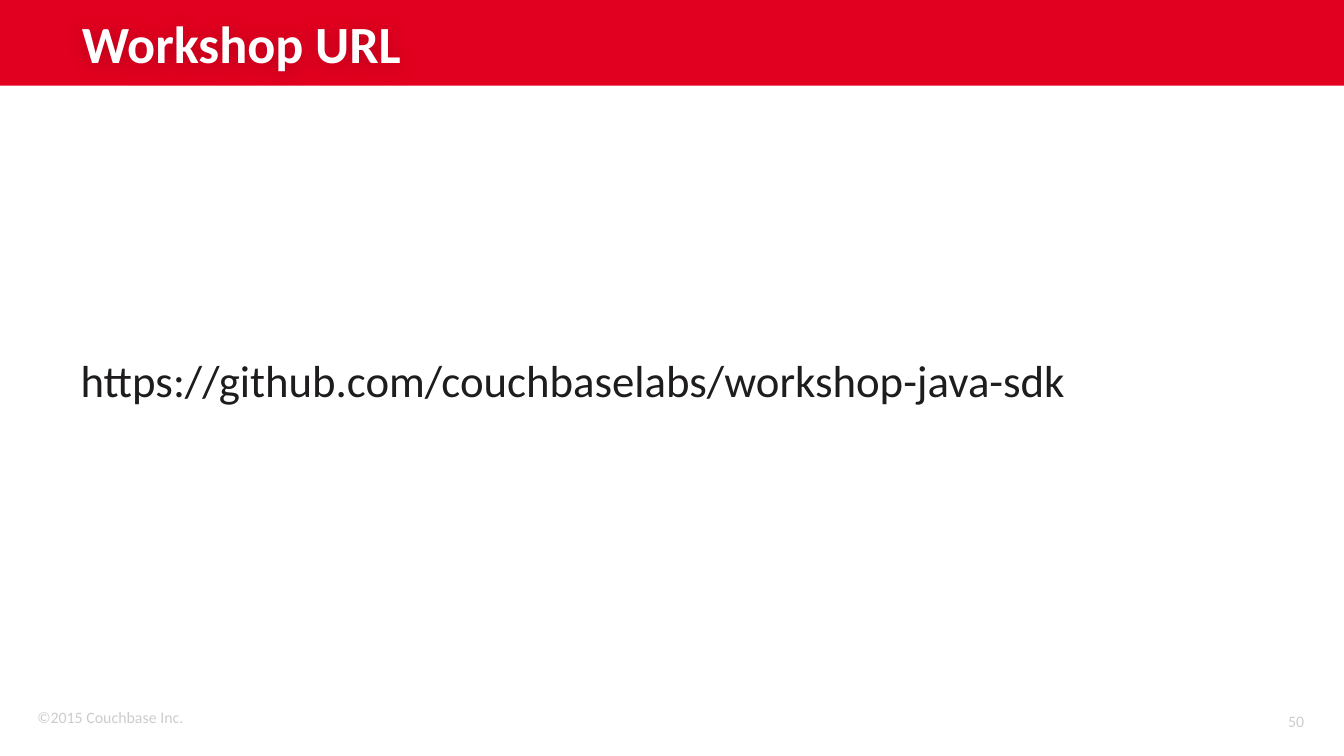
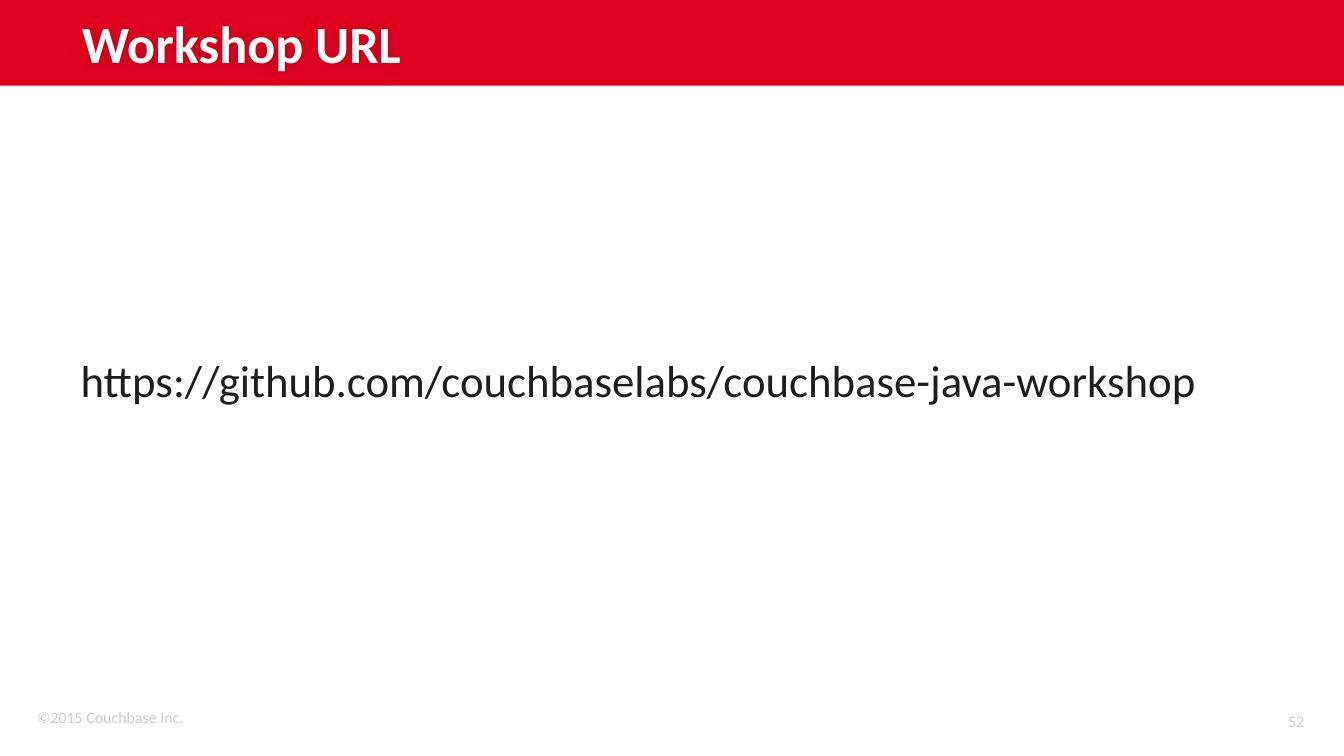
Before and after one commit to couchbaselabs/couchbase-java-workshop, a slide deck: slide 52 of Couchbase Java Workshop.pptx (slide 50 before the commit). Drawn at 1344x756 pixels with LibreOffice and Linux fonts; fonts in the diff are those of the drawing; background and template pictures are left out. Boxes give left, top, right and bottom in pixels: in the first picture for what was removed or moved away, otherwise in the second. Text is boxed around its words. In the diff, an @@ line names an element or a change of style, - is before the commit and + after.

```diff
--- a/Couchbase Java Workshop.pptx
+++ b/Couchbase Java Workshop.pptx
@@ text at <box>81,366,1196,405</box>: text changed @@
-https://github.com/couchbaselabs/workshop-java-sdk
+https://github.com/couchbaselabs/couchbase-java-workshop
@@ page number at <box>1288,717,1304,727</box>: text changed @@
-50
+52
```
Also in this commit, not shown: 1 other slide changed, 2 slides added, 1 slide removed, 1 other file.
